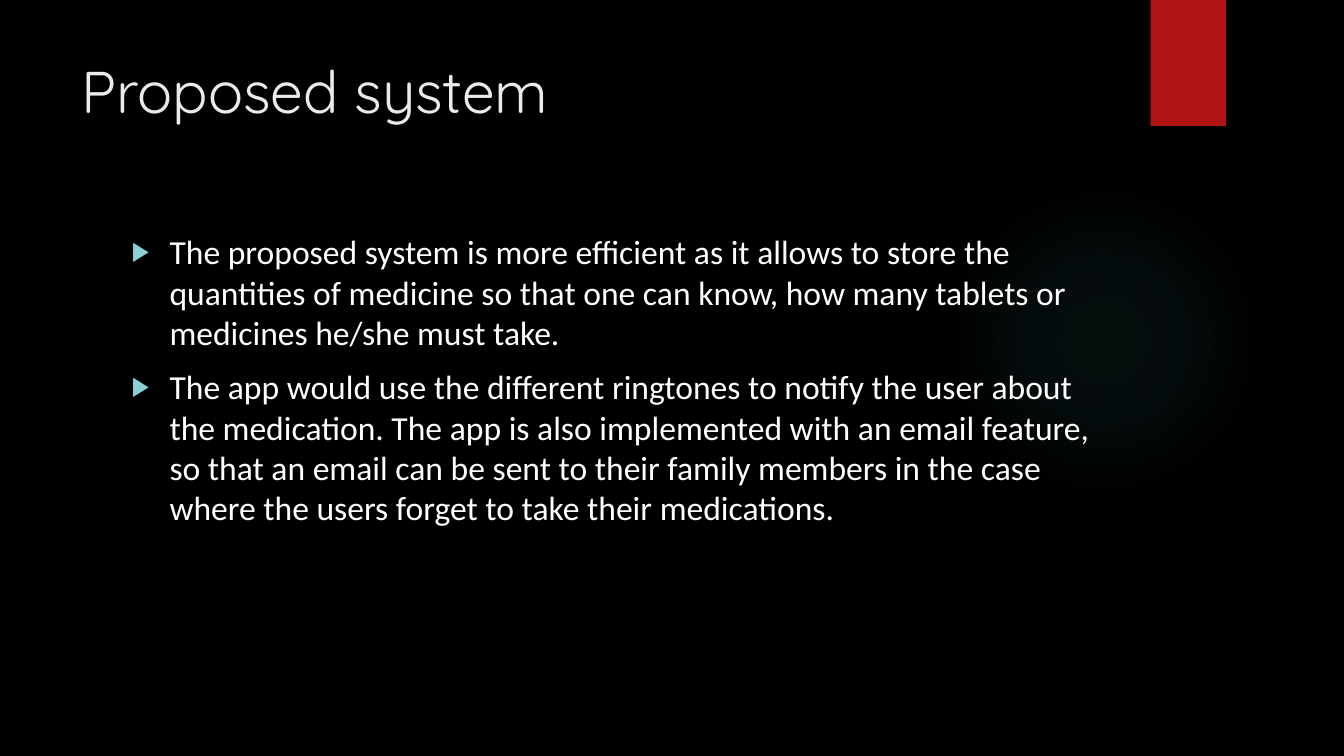
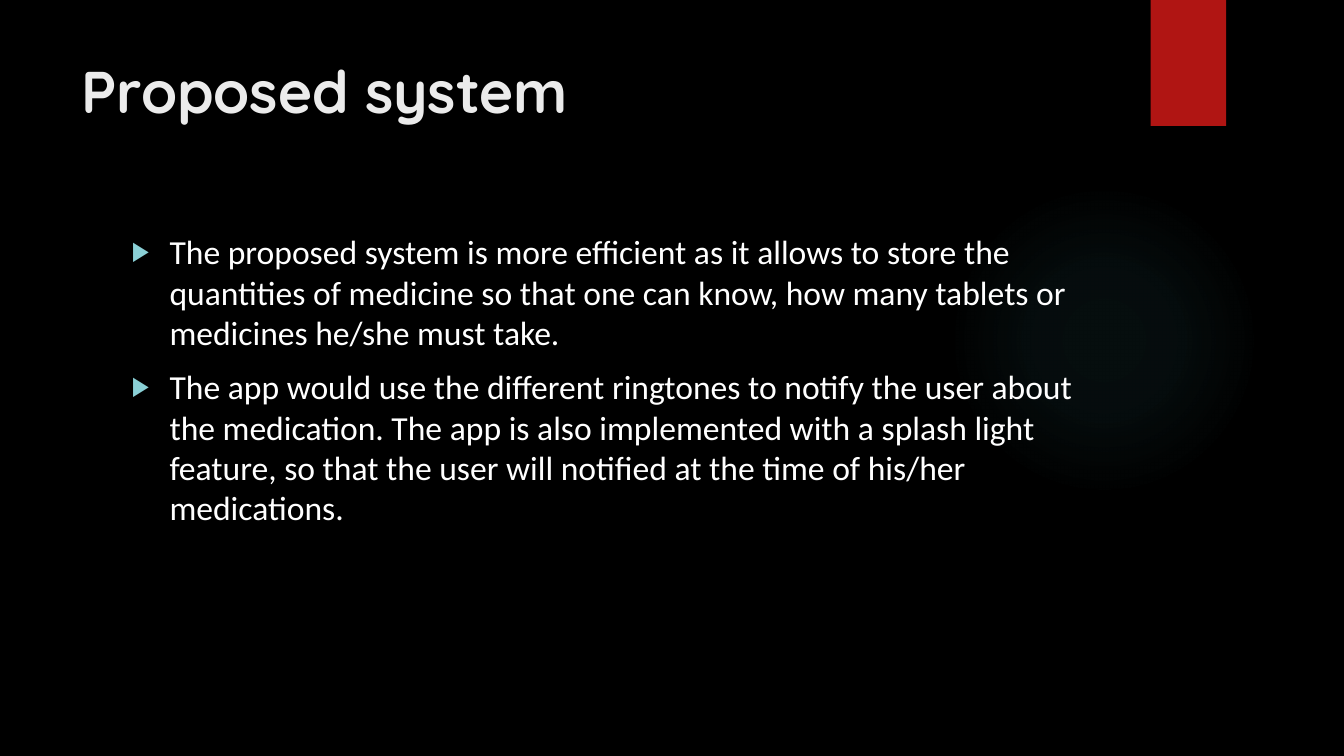
Before and after one commit to Harsha-1-pillai/MAIN_PROJECT, a slide deck: slide 7 of review.pptx. Drawn at 1344x756 pixels with LibreOffice and Linux fonts; fonts in the diff are those of the drawing; background and template pictures are left out. Boxes give left, top, right and bottom in pixels: in the first picture for what was removed or moved away, otherwise in the second. Text is boxed around its words. In the diff, an @@ line names an element or a change of style, - is before the commit and + after.

```diff
--- a/review.pptx
+++ b/review.pptx
@@ title "Proposed system" at (81, 69, 568, 125): bold on @@
@@ text at (170, 375, 1072, 521): text changed @@
-▶ The app would use the different ringtones to notify the user about the medication. The app is also implemented with an email feature, so that an email can be sent to their family members in the case where the users forget to take their medications.
+▶ The app would use the different ringtones to notify the user about the medication. The app is also implemented with a splash light feature, so that the user will notified at the time of his/her medications.
```
Also in this commit, not shown: 8 other slides changed, 8 slides added.
